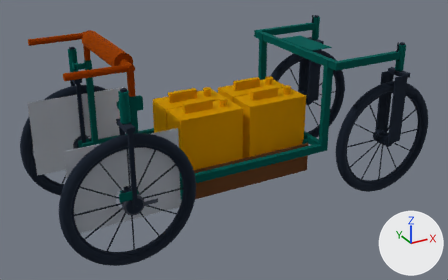
Two versions of the glTF model media/model.glb, one commit apart.
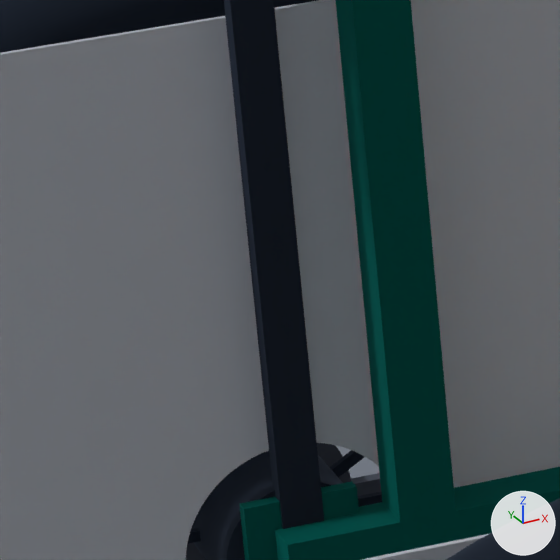
The first picture shows the older version from a 50 mm lens placed at (-0.84, -2.8, 1.75), pointed at (0.69, -0.03, 0.36). The close-ups show the older and then the newer version on the part from 12% to 24% of the width and 33% to 52% of the height of that picture. Only the edits that show in the close-ups are written down. Arrows for +X, +Y and +Z are at lower right; the lights stay in place. Where no turn or scale is listed for an object, it has been applied to the vertices.

Before the edit, the objects in view are built like this:
```python
me_rear_drum_brake__left = bpy.data.meshes.new('Rear drum brake (left)')
me_rear_drum_brake__left.from_pydata(...)  # 272 vertices, 540 faces; spans x -0.05..0.12, y 0.408..0.43, z 0.284..0.383
me_rear_drum_brake__left.materials.append(mat_mat_5)  # greyish blue #6b7280
me_rear_wheel_and_fixed_fork__left = bpy.data.meshes.new('Rear wheel and fixed fork (left)')
me_rear_wheel_and_fixed_fork__left.from_pydata(...)  # 16032 vertices, 32112 faces; spans x -0.333..0.333, y 0.32..0.45, z 0.0..0.88
me_rear_wheel_and_fixed_fork__left.materials.append(mat_mat_1)  # dark blue #374151
me_skirt_guard__x2 = bpy.data.meshes.new('Skirt guard (x2)')
me_skirt_guard__x2.from_pydata(...)  # 260 vertices, 520 faces; spans x -0.27..0.27, y -0.343..-0.34, z 0.21..0.63
me_skirt_guard__x2.materials.append(mat_mat_6)  # light grey #d1d5db
ob_rear_drum_brake__left = bpy.data.objects.new('Rear drum brake (left)', me_rear_drum_brake__left)
ob_rear_drum_brake__left.location = (0.0, 0.0, 0.0)
ob_rear_wheel_and_fixed_fork__left = bpy.data.objects.new('Rear wheel and fixed fork (left)', me_rear_wheel_and_fixed_fork__left)
ob_rear_wheel_and_fixed_fork__left.location = (0.0, 0.0, 0.0)
ob_skirt_guard__x2 = bpy.data.objects.new('Skirt guard (x2)', me_skirt_guard__x2)
ob_skirt_guard__x2.location = (0.0, 0.0, 0.0)
# also in view: 'Skirt guard (left)' at (0.0, 0.34, 0.42); 'Rear wheel and fixed fork, 26 in (x2)' at (0.0, -0.38, 0.44); 'Steel frame with assist mounts' at (0.77, -0.02, 0.51)
```
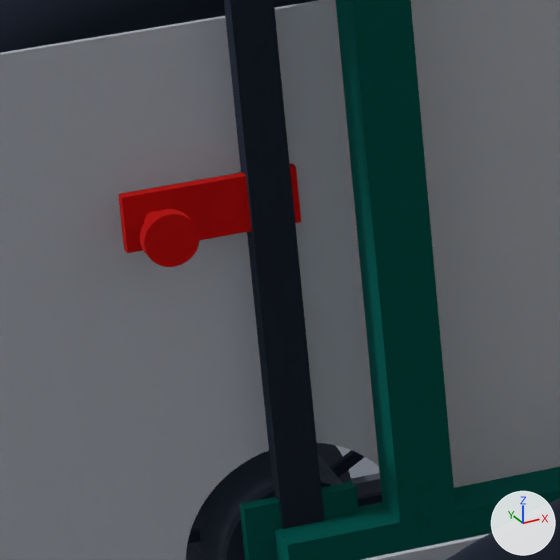
Where the change shows, as pixel boxes [x1, y1, x2, y2] in the close-ups (560 x 560 px):
'Parking lock pin', added (red)
    after: [118, 163, 301, 267]

The change, as a diff of the scene's bpy script:
```diff
--- a/media/model.glb.py
+++ b/media/model.glb.py
@@ mat_mat_7 @@
+mat_mat_7 = principled_material('mat_7')
+mat_mat_7.base_color = (0.716, 0.0194, 0.0194)  # red #dc2626
+mat_mat_7.metallic = 1.0
+mat_mat_7.roughness = 1.0
@@ me_parking_lock_pin @@
+me_parking_lock_pin.from_pydata(...)  # 764 vertices, 1524 faces; spans x -0.075..0.015, y 0.297..0.415, z 0.5185..0.5485
+me_parking_lock_pin.materials.append(mat_mat_7)  # red #dc2626
@@ ob_parking_lock_pin @@
+ob_parking_lock_pin = bpy.data.objects.new('Parking lock pin', me_parking_lock_pin)
+ob_parking_lock_pin.location = (0.0, 0.0, 0.0)
```
